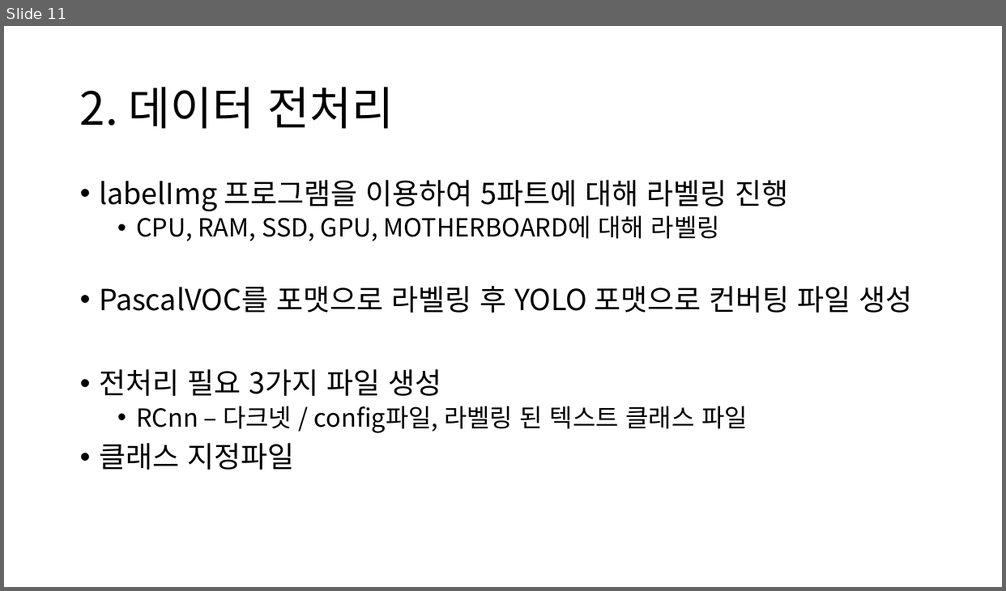
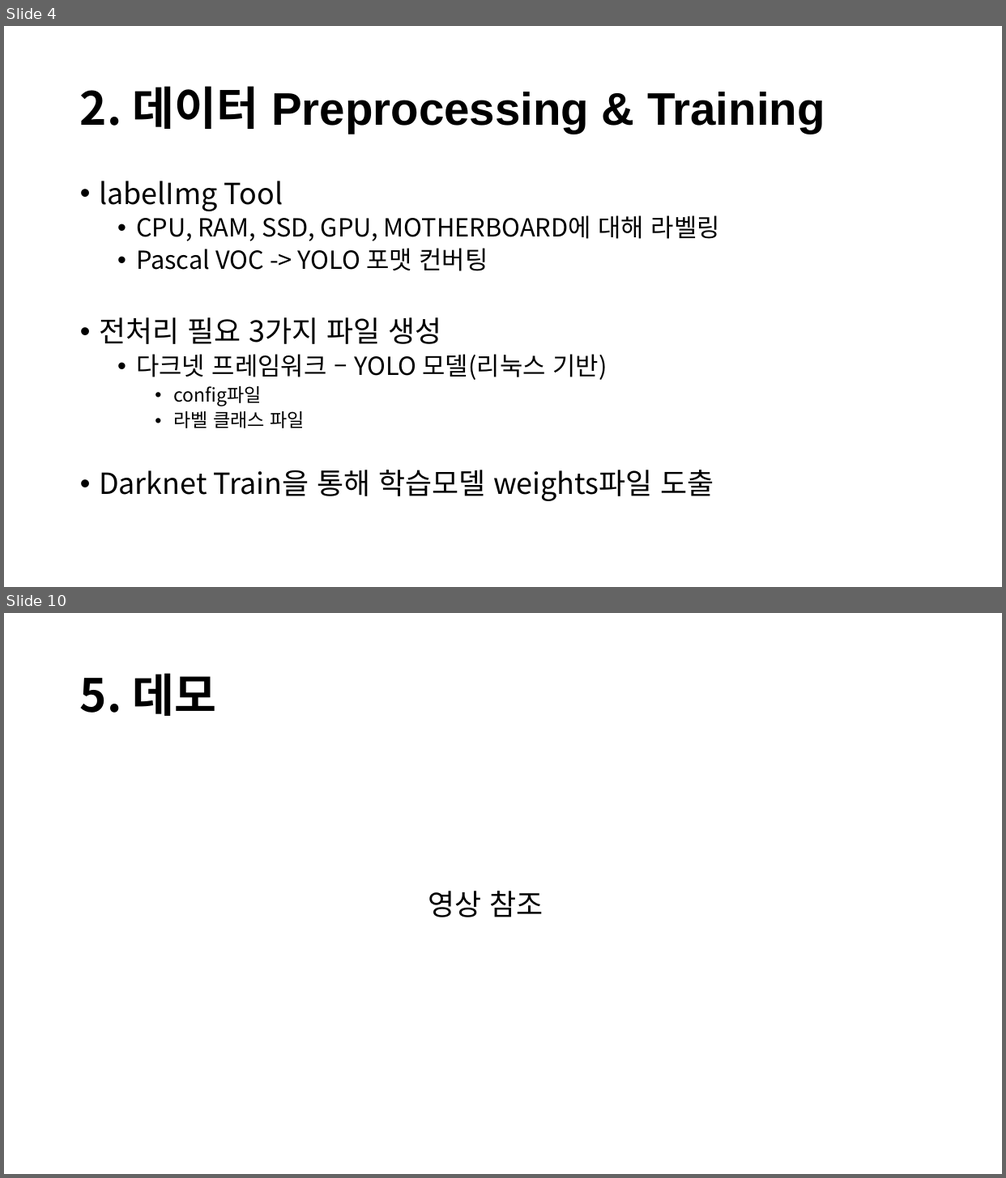
Before and after one commit to Team-Tetrapod/project, a slide deck: 2. 발표자료/PC조립 헬퍼 최종본.pptx. Shown one above the other, each under a label of ours: slide 11 before the commit, slides 4 and 10 after it; the slides between them are not shown. The pictures are 1006x591 and 1006x1178 pixels, drawn with LibreOffice and Linux fonts; fonts in the diff are those of the drawing. Boxes give left, top, right and bottom in pixels: in the first picture for what was removed or moved away, otherwise in the second. Text is boxed around its words. In the diff, an @@ line names an element or a change of style, - is before the commit and + after.

```diff
--- a/2. 발표자료/PC조립 헬퍼 최종본.pptx
+++ b/2. 발표자료/PC조립 헬퍼 최종본.pptx
@@ slide 10 added at (4, 613, 1002, 1174), background #FFFFFF @@
@@ title added at (80, 673, 216, 716), 44 pt, text #000000, bold @@
+5. 데모
@@ text added at (428, 891, 543, 918), 28 pt, text #000000 @@
+영상 참조
@@ what was slide 11 is now slide 4 @@
@@ slide 4 changed as well @@
@@ title at (80, 86, 825, 133): text changed; font Noto Sans CJK KR to Arial; bold on @@
-2. 데이터 전처리
+2. 데이터 Preprocessing & Training
@@ text at (99, 181, 283, 211): text changed @@
-• labelImg 프로그램을 이용하여 5파트에 대해 라벨링 진행
+• labelImg Tool
@@ text at (136, 248, 488, 271): text changed; size 28 to 24 pt @@
-• PascalVOC를 포맷으로 라벨링 후 YOLO 포맷으로 컨버팅 파일 생성
+  • Pascal VOC -> YOLO 포맷 컨버팅
@@ text at (99, 354, 714, 501): text changed; size 24 to 28 pt @@
-  • RCnn – 다크넷 / config파일, 라벨링 된 텍스트 클래스 파일
-• 클래스 지정파일
+  • 다크넷 프레임워크 – YOLO 모델(리눅스 기반)
+    • config파일
+    • 라벨 클래스 파일
+• Darknet Train을 통해 학습모델 weights파일 도출
```
Also in this commit, not shown: 5 other slides changed, 4 other slides added, 7 slides removed, 1 other file.
